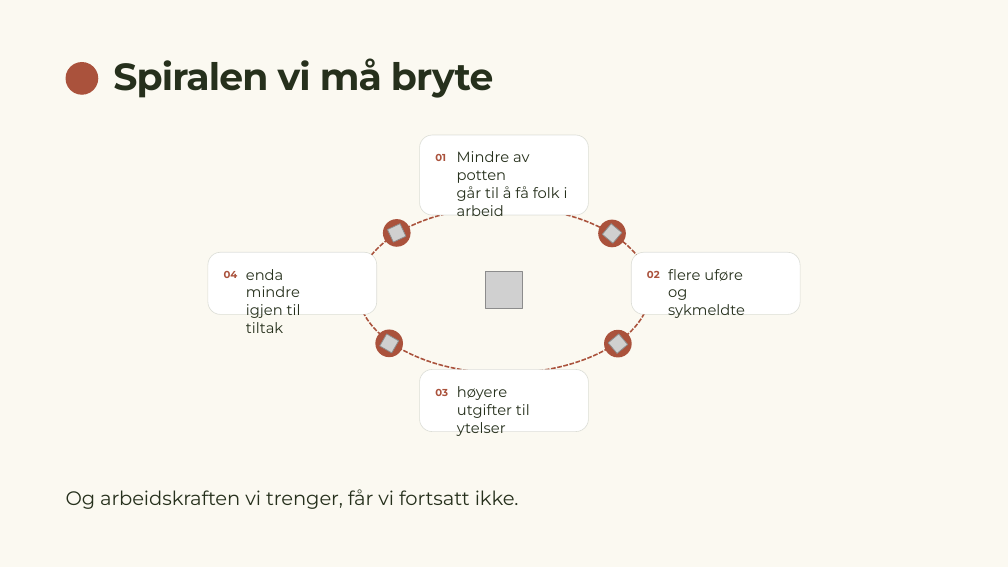
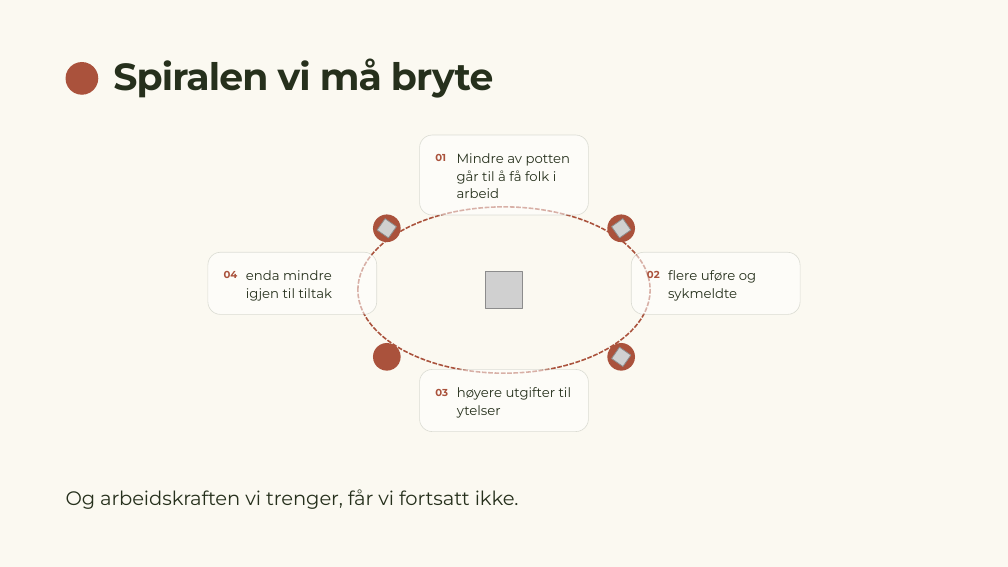
Before and after one commit to MarcusEvensen-Org/iarbeid-riketstilstand, a slide deck: slide 24 of Rikets tilstand 2026.pptx. Drawn at 1008x567 pixels with LibreOffice and Linux fonts; fonts in the diff are those of the drawing; grey boxes stand for pictures; background and template pictures are left out. Boxes give left, top, right and bottom in pixels: in the first picture for what was removed or moved away, otherwise in the second. Text is boxed around its words. In the diff, an @@ line names an element or a change of style, - is before the commit and + after.

```diff
--- a/Rikets tilstand 2026.pptx
+++ b/Rikets tilstand 2026.pptx
@@ size 14 to 12.6 pt in 4 elements at (457, 387, 571, 400), (668, 270, 756, 283), (246, 270, 332, 280), (457, 153, 571, 166) @@
@@ text added at (457, 170, 557, 184), 12.6 pt, text #26301C @@
+går til å få folk i
@@ text at (457, 186, 568, 201): paragraphs removed @@
-går til å få folk i
-arbeid
@@ text added at (457, 188, 499, 198), 12.6 pt, text #26301C @@
+arbeid
@@ ellipse at (373, 215, 401, 243): rotation 30 to 0 degrees @@
@@ picture at (378, 219, 397, 238): rotation 335 to 305 degrees @@
@@ ellipse at (607, 215, 635, 243): rotation 345 to 0 degrees @@
@@ picture at (611, 219, 630, 238): rotation 40 to 55 degrees @@
@@ text added at (246, 288, 333, 301), 12.6 pt, text #26301C @@
+igjen til tiltak
@@ text added at (668, 288, 737, 301), 12.6 pt, text #26301C @@
+sykmeldte
@@ text at (246, 304, 301, 333): paragraph removed @@
-igjen til tiltak
@@ text at (668, 304, 745, 318): paragraph removed @@
-sykmeldte
@@ ellipse at (373, 343, 401, 371): rotation 15 to 0 degrees @@
@@ picture removed at (380, 334, 399, 353) @@
@@ ellipse at (607, 343, 635, 371): rotation 15 to 0 degrees @@
@@ picture at (611, 347, 630, 366): rotation 140 to 125 degrees @@
@@ fill #FFFFFF to #FFFFFF at 55% opacity in 4 elements at (631, 253, 800, 315), (208, 253, 377, 315), (420, 135, 588, 216), (420, 370, 588, 432) @@
@@ text added at (457, 405, 501, 418), 12.6 pt, text #26301C @@
+ytelser
@@ text at (457, 422, 506, 436): paragraph removed @@
-ytelser
```
Also in this commit, not shown: 15 other slides changed, 2 other files.
